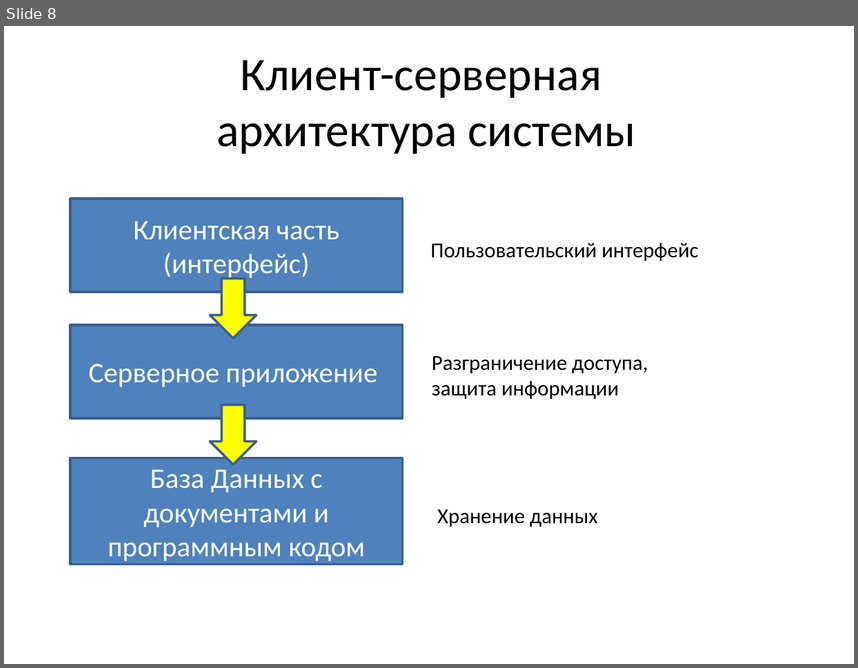
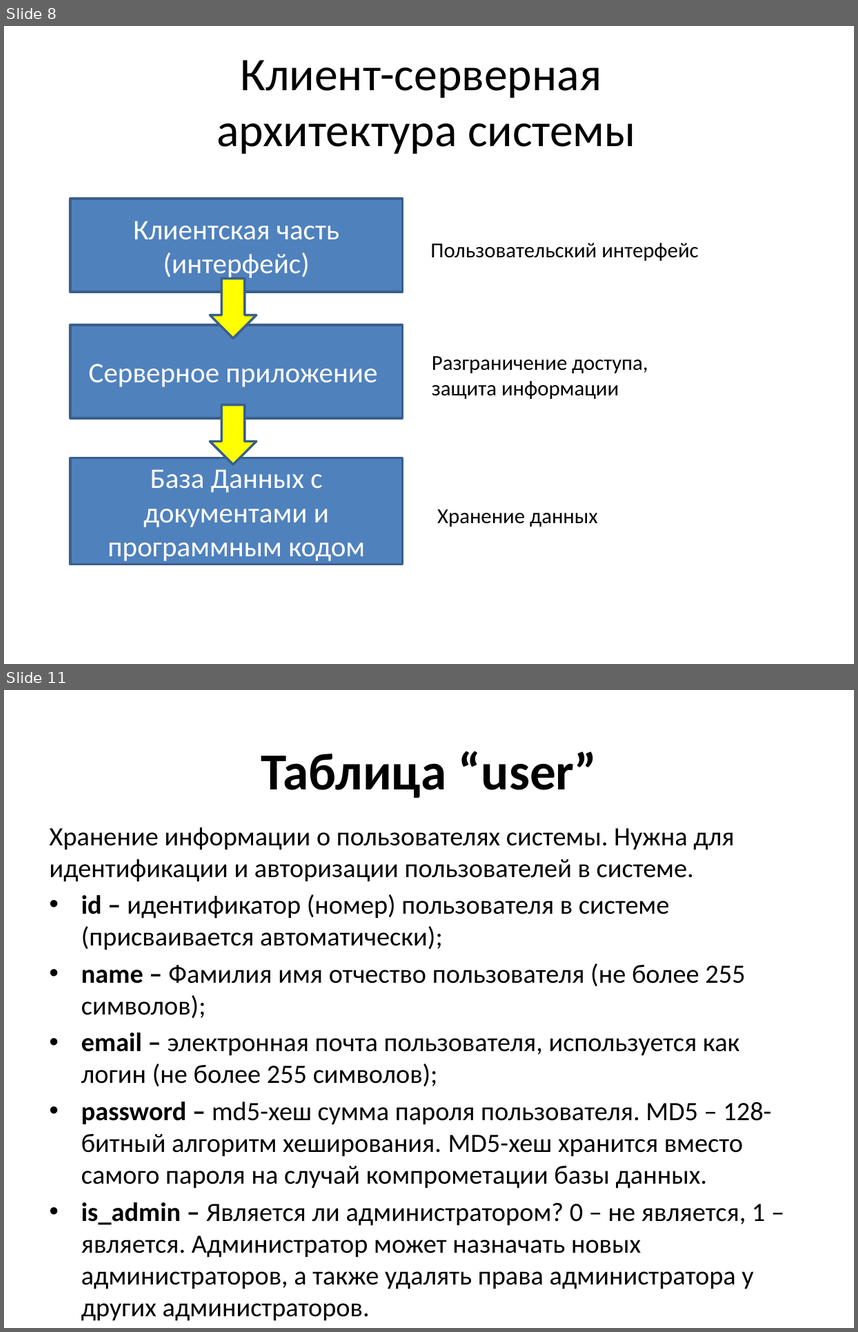
Before and after one commit to stden/diplomx, a slide deck: Кудрявцев Иван Владиславович/Презентация к диплому.pptx. Shown one above the other, each under a label of ours: slide 8 before the commit, slides 8 and 11 after it; the slides between them are not shown. The pictures are 858x668 and 858x1332 pixels, drawn with LibreOffice and Linux fonts; fonts in the diff are those of the drawing. Boxes give left, top, right and bottom in pixels: in the first picture for what was removed or moved away, otherwise in the second. Text is boxed around its words. In the diff, an @@ line names an element or a change of style, - is before the commit and + after.

```diff
--- a/Кудрявцев Иван Владиславович/Презентация к диплому.pptx
+++ b/Кудрявцев Иван Владиславович/Презентация к диплому.pptx
@@ slide 11 added at (4,690,854,1328), background #FFFFFF @@
@@ title added at (261,751,597,798), 44 pt, text #000000, bold @@
+Таблица “user”
@@ text added at (50,827,771,1321), 22.4 pt, text #000000 @@
+Хранение информации о пользователях системы. Нужна для идентификации и авторизации пользователей в системе.
+• id – идентификатор (номер) пользователя в системе (присваивается автоматически);
+• name – Фамилия имя отчество пользователя (не более 255 символов);
+• email – электронная почта пользователя, используется как логин (не более 255 символов);
+• password – md5-хеш сумма пароля пользователя. MD5 – 128-битный алгоритм хеширования. MD5-хеш хранится вместо самого пароля на случай компрометации базы данных.
+• is_admin – Является ли администратором? 0 – не является, 1 – является. Администратор может назначать новых администраторов, а также удалять права администратора у других администраторов.
```
Also in this commit, not shown: 9 slides changed, 4 other files.
